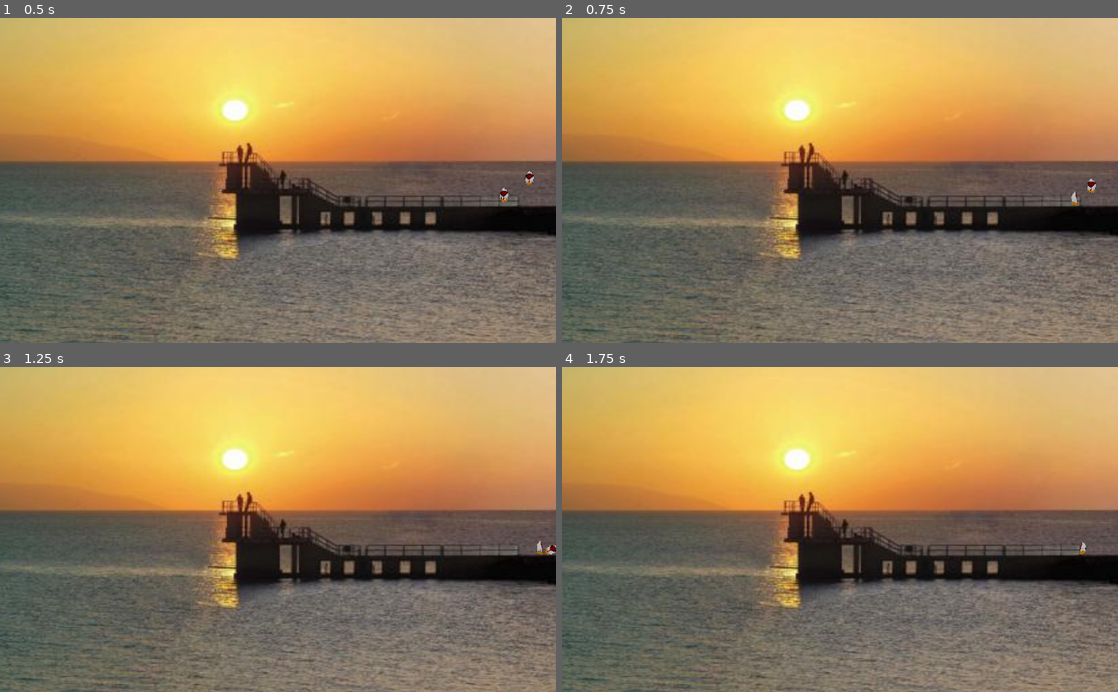
Above: before the commit, frames 1-4 (two rows, left to right).
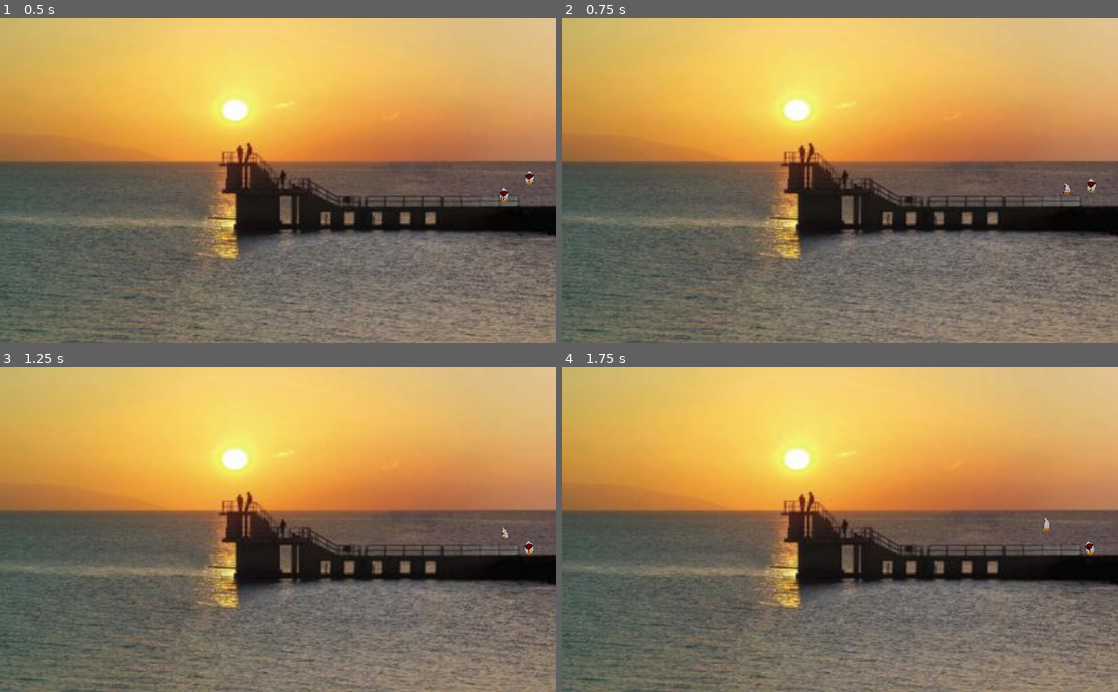
Above: after the commit, the same moments.

Repository: TommeyFaherty/NotGalway
Game: Godot game, scene res://scenes/Root.tscn
Two runs of this game, one before a commit and one after it. Both use one fixed random seed, a clock stepped at 60 frames per second and the inputs below.
Inputs:
- Up to frame 1 (0.5 s): no input
- Up to frame 2 (0.75 s): hold Right (ui_right) from 0.53 s (still down); hold Space (space) from 0.53 s (still down)
- Up to frame 3 (1.25 s): keep holding Right (ui_right); keep holding Space (space)
- Up to frame 4 (1.75 s): release Right (ui_right) at 1.28 s; release Space (space) at 1.28 s; hold Left (ui_left) from 1.28 s (still down); tap Space (space) at 1.35 s

Frame 1 is identical in both runs. In frame 2, less than 0.1% of the frame differs, in the area x 90-93%, y 50-58%; in frame 3, 0.2%, in the area x 90-100%, y 49-59%; in frame 4, 0.1%.

Commit message:
run and jump animations added

Diff:
--- a/project.godot
+++ b/project.godot
@@ -26,6 +26,11 @@
 "events": [ Object(InputEventKey,"resource_local_to_scene":false,"resource_name":"","device":0,"alt":false,"shift":false,"control":false,"meta":false,"command":false,"pressed":false,"scancode":32,"unicode":0,"echo":false,"script":null)
  ]
 }
+left_shift={
+"deadzone": 0.5,
+"events": [ Object(InputEventKey,"resource_local_to_scene":false,"resource_name":"","device":0,"alt":false,"shift":false,"control":false,"meta":false,"command":false,"pressed":false,"scancode":16777237,"unicode":0,"echo":false,"script":null)
+ ]
+}
 
 [rendering]
 
--- a/scenes/Root.tscn
+++ b/scenes/Root.tscn
@@ -9,6 +9,12 @@
 [ext_resource path="res://assets/img/characters/example/walk_right/walk1.png" type="Texture" id=7]
 [ext_resource path="res://assets/img/characters/example/walk_right/walk3.png" type="Texture" id=8]
 [ext_resource path="res://assets/img/characters/example/walk_right/walk2.png" type="Texture" id=9]
+[ext_resource path="res://assets/img/characters/example/run_left/run3.png" type="Texture" id=10]
+[ext_resource path="res://assets/img/characters/example/run_left/run2.png" type="Texture" id=11]
+[ext_resource path="res://assets/img/characters/example/run_left/run1.png" type="Texture" id=12]
+[ext_resource path="res://assets/img/characters/example/run_left/run4.png" type="Texture" id=13]
+[ext_resource path="res://assets/img/characters/example/jump/jump0.png" type="Texture" id=14]
+[ext_resource path="res://assets/img/characters/example/jump/jump1.png" type="Texture" id=15]
 
 [sub_resource type="CapsuleShape2D" id=1]
 radius = 10.3674
@@ -25,14 +31,24 @@
 "name": "default",
 "speed": 5.0
 }, {
-"frames": [ ExtResource( 4 ), ExtResource( 5 ), ExtResource( 6 ), ExtResource( 5 ) ],
+"frames": [ ExtResource( 12 ), ExtResource( 11 ), ExtResource( 10 ), ExtResource( 13 ), ExtResource( 11 ), ExtResource( 10 ) ],
 "loop": true,
-"name": "walk_left",
+"name": "run_left",
 "speed": 5.0
+}, {
+"frames": [ ExtResource( 14 ), ExtResource( 15 ) ],
+"loop": false,
+"name": "jump",
+"speed": 2.0
 }, {
 "frames": [ ExtResource( 7 ), ExtResource( 9 ), ExtResource( 8 ), ExtResource( 9 ) ],
 "loop": true,
 "name": "walk_right",
+"speed": 5.0
+}, {
+"frames": [ ExtResource( 4 ), ExtResource( 5 ), ExtResource( 6 ), ExtResource( 5 ) ],
+"loop": true,
+"name": "walk_left",
 "speed": 5.0
 } ]
 
@@ -77,4 +93,4 @@
 [node name="AnimatedSprite" type="AnimatedSprite" parent="Player"]
 scale = Vector2( 0.01, 0.01 )
 frames = SubResource( 3 )
-animation = "walk_right"
+animation = "jump"
--- a/scripts/Movment.gd
+++ b/scripts/Movment.gd
@@ -10,17 +10,32 @@
 	velocity.x = 0
 	velocity.y += delta * GRAVITY
 
-	if Input.is_action_pressed("ui_left"):
+	# jump if space pressed
+	if Input.is_action_just_pressed("space"):
+		velocity.y = -100
+
+	# Animations and movement lumped together
+	# Best to separate them
+	if Input.is_action_pressed("space"):
+		$AnimatedSprite.play("jump")
+	elif Input.is_action_pressed("left_shift") and Input.is_action_pressed(("ui_left")):
+		$AnimatedSprite.play("run_left")
+		velocity.x = -(WALK_SPEED + 50)
+		$AnimatedSprite.flip_h = false
+	elif Input.is_action_pressed("left_shift") and Input.is_action_pressed(("ui_right")):
+		$AnimatedSprite.flip_h = true
+		$AnimatedSprite.play("run_left")
+		velocity.x = WALK_SPEED + 50
+	elif Input.is_action_pressed("ui_left"):
 		velocity.x = -WALK_SPEED
 		$AnimatedSprite.play("walk_left")
 	elif Input.is_action_pressed("ui_right"):
 		velocity.x =  WALK_SPEED
 		$AnimatedSprite.play("walk_right")
-	elif Input.is_action_just_pressed("space"):
-		velocity.y = -100
 	else:
 		velocity.x = 0
 		$AnimatedSprite.play("default")
+		$AnimatedSprite.flip_h = false
 
 
 	# We don't need to multiply velocity by delta because "move_and_slide" already takes delta time into account.
Binary file added: assets/img/characters/example/jump/jump0.png
Not shown, added: assets/img/characters/example/jump/jump0.png.import
Binary file added: assets/img/characters/example/jump/jump1.png
Not shown, added: assets/img/characters/example/jump/jump1.png.import
Binary file added: assets/img/characters/example/run_left/run1.png
Not shown, added: assets/img/characters/example/run_left/run1.png.import
Binary file added: assets/img/characters/example/run_left/run2.png
Not shown, added: assets/img/characters/example/run_left/run2.png.import
Binary file added: assets/img/characters/example/run_left/run3.png
Not shown, added: assets/img/characters/example/run_left/run3.png.import
Binary file added: assets/img/characters/example/run_left/run4.png
Not shown, added: assets/img/characters/example/run_left/run4.png.import
(and 1 more such lines)
